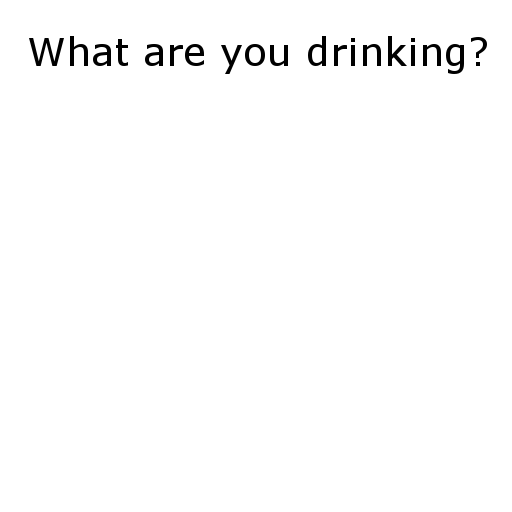
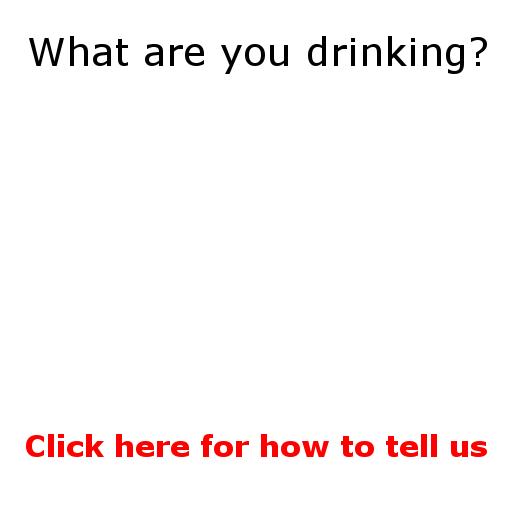
Before/after of a 512px x 512px layered artwork. What changed in the layer stack:
added layer "Click here for how to tell us" above "Background" over [left=26, top=434, right=487, bottom=457]
